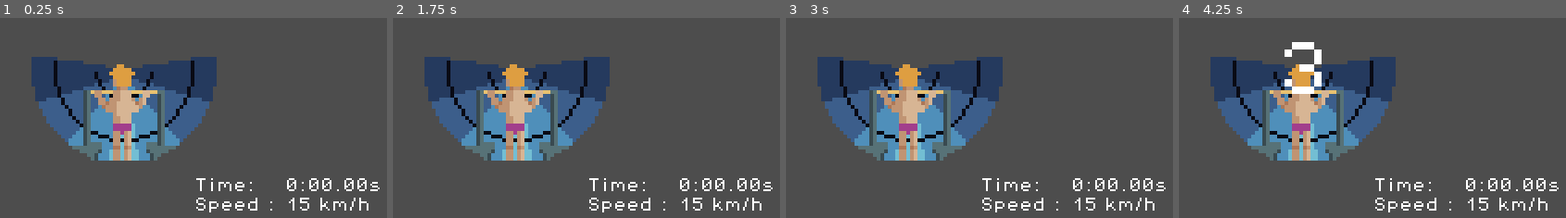
Above: before the commit, frames 1-4 (left to right).
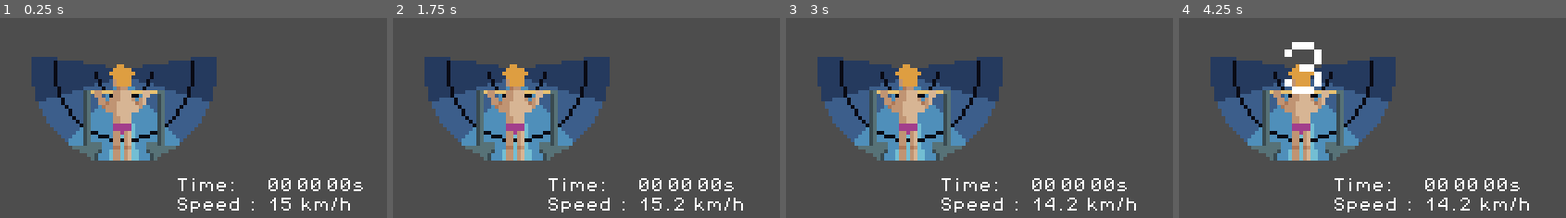
Above: after the commit, the same moments.

Repository: Jin9310/PixelArtJam
Game: Godot game, scene res://Scenes/game.tscn
The game is run twice, just before and just after one commit, with the same random seed, the same clock (stepped at 60 frames per second) and the same inputs.
Inputs:
- Up to frame 1 (0.25 s): no input
- Up to frame 2 (1.75 s): tap Enter at 0.5 s; hold Right (move_right) from 0.53 s (still down); tap 1 (change_anim_1) at 0.6 s; tap 2 (change_anim_2) at 0.8, 1.35 s; tap Space (press_start) at 1.25 s; tap F (go_faster) at 1.55 s
- Up to frame 3 (3 s): tap Space (press_start) at 2 s; release Right (move_right) at 2.03 s; hold Left (move_left) from 2.03 s (still down); tap F (go_faster) at 2.1 s; tap S (go_slower) at 2.3, 2.85 s
- Up to frame 4 (4.25 s): keep holding Left (move_left); tap 1 (change_anim_1) at 3.05, 3.6 s; tap Space (press_start) at 3.5 s; tap 2 (change_anim_2) at 3.8 s

The runs differ from the first frame. In frame 1, 2.2% of the frame differs, in the area x 45-99%, y 80-98%; in frame 2, 2.5%, in the area x 40-99%, y 80-98%; in frame 3, 2.5%; in frame 4, 2.5%.

Commit message:
timer ready
prep for speeding

Diff:
--- a/Scenes/hud.tscn
+++ b/Scenes/hud.tscn
@@ -54,7 +54,7 @@
 grow_vertical = 2
 theme_override_constants/margin_left = 5
 theme_override_constants/margin_top = 5
-theme_override_constants/margin_right = 10
+theme_override_constants/margin_right = 42
 theme_override_constants/margin_bottom = 10
 
 [node name="HBoxContainer" type="HBoxContainer" parent="Control2/MarginContainer"]
@@ -84,12 +84,38 @@
 size_flags_vertical = 8
 theme_override_constants/separation = 5
 
-[node name="time_txt" type="Label" parent="Control2/MarginContainer/HBoxContainer/VBoxContainer2"]
+[node name="Control" type="Control" parent="Control2/MarginContainer/HBoxContainer/VBoxContainer2"]
+layout_mode = 2
+size_flags_horizontal = 0
+size_flags_vertical = 0
+
+[node name="HBoxContainer" type="HBoxContainer" parent="Control2/MarginContainer/HBoxContainer/VBoxContainer2/Control"]
+layout_mode = 0
+offset_top = -28.0
+offset_right = 106.0
+offset_bottom = 12.0
+metadata/_edit_use_anchors_ = true
+
+[node name="minutes" type="Label" parent="Control2/MarginContainer/HBoxContainer/VBoxContainer2/Control/HBoxContainer"]
 unique_name_in_owner = true
 layout_mode = 2
 theme_override_fonts/font = ExtResource("2_cv4ba")
 theme_override_font_sizes/font_size = 16
-text = "0:00.00s"
+text = "00"
+
+[node name="seconds" type="Label" parent="Control2/MarginContainer/HBoxContainer/VBoxContainer2/Control/HBoxContainer"]
+unique_name_in_owner = true
+layout_mode = 2
+theme_override_fonts/font = ExtResource("2_cv4ba")
+theme_override_font_sizes/font_size = 16
+text = "00"
+
+[node name="milisec" type="Label" parent="Control2/MarginContainer/HBoxContainer/VBoxContainer2/Control/HBoxContainer"]
+unique_name_in_owner = true
+layout_mode = 2
+theme_override_fonts/font = ExtResource("2_cv4ba")
+theme_override_font_sizes/font_size = 16
+text = "00s"
 
 [node name="speed_txt" type="Label" parent="Control2/MarginContainer/HBoxContainer/VBoxContainer2"]
 unique_name_in_owner = true
--- a/Scenes/player.tscn
+++ b/Scenes/player.tscn
@@ -4,6 +4,7 @@
 [ext_resource type="Texture2D" uid="uid://cxw55gjuraojw" path="res://Art/SourceFiles/fee.png" id="2_lxitd"]
 
 [sub_resource type="CircleShape2D" id="CircleShape2D_xtgx2"]
+radius = 3.16228
 
 [node name="Player" type="CharacterBody2D"]
 position = Vector2(0, -4)
--- a/Scenes/tube.tscn
+++ b/Scenes/tube.tscn
@@ -326,6 +326,12 @@
 "shake": SubResource("Animation_1k6uq")
 }
 
+[sub_resource type="RectangleShape2D" id="RectangleShape2D_1h3uf"]
+size = Vector2(2, 2)
+
+[sub_resource type="RectangleShape2D" id="RectangleShape2D_ugq6x"]
+size = Vector2(2, 2)
+
 [node name="Tube" type="Area2D"]
 position = Vector2(0, -20)
 script = ExtResource("1_cxya7")
@@ -358,4 +364,22 @@
 }
 autoplay = "idle"
 
+[node name="speed_up_straight" type="Area2D" parent="."]
+unique_name_in_owner = true
+position = Vector2(8, 0)
+
+[node name="CollisionShape2D" type="CollisionShape2D" parent="speed_up_straight"]
+position = Vector2(0, 21)
+shape = SubResource("RectangleShape2D_1h3uf")
+
+[node name="slow_down_position_1" type="Area2D" parent="."]
+unique_name_in_owner = true
+position = Vector2(-8, 0)
+
+[node name="CollisionShape2D" type="CollisionShape2D" parent="slow_down_position_1"]
+position = Vector2(0, 21)
+shape = SubResource("RectangleShape2D_ugq6x")
+
 [connection signal="timeout" from="Timer" to="." method="_on_timer_timeout"]
+[connection signal="body_entered" from="speed_up_straight" to="." method="_on_speed_up_straight_body_entered"]
+[connection signal="body_entered" from="slow_down_position_1" to="." method="_on_slow_down_position_1_body_entered"]
--- a/Scripts/hud.gd
+++ b/Scripts/hud.gd
@@ -1,4 +1,33 @@
 extends CanvasLayer
 
+
+@onready var speed_txt = %speed_txt
 @onready var countdown = %countdown
 @onready var tube: Node = get_node("/root/Game/Tube")
+
+var race_has_started: bool = false
+
+var time: float = 0.0
+var minutes: int = 0
+var seconds: int = 0
+var msec: int = 0
+
+func _ready():
+	tube.connect("race_start", race_start)
+	tube.connect("stop_time", stop)
+
+func _process(delta):
+	if race_has_started:
+		time += delta
+		msec = fmod(time, 1) * 100
+		seconds = fmod(time, 60)
+		minutes = fmod(time, 3600) / 60
+		%minutes.text = "%02d:" % minutes
+		%seconds.text = "%02d." % seconds
+		%milisec.text = "%03d" % msec
+
+func race_start():
+	race_has_started = true
+
+func stop():
+	set_process(false)
--- a/Scripts/tube.gd
+++ b/Scripts/tube.gd
@@ -11,6 +11,7 @@
 
 signal show_feet
 signal race_start
+signal stop_time
 
 var center := Vector2(576/2, 324/2+5)  # Center of the screen
 @onready var animation_player = $AnimationPlayer
@@ -28,15 +29,16 @@
 
 var countdown: int = 4
 
+#speed handling
+var speed: float
+var speed_base: float = 15
+
+func _ready():
+	speed = speed_base
+
 func _physics_process(delta):
 	var position_of_tube = center
 	global_position = position_of_tube
-
-	if Input.is_action_just_pressed("go_faster"):
-		animation_player.speed_scale += .02
-
-	if Input.is_action_just_pressed("go_slower"):
-		animation_player.speed_scale -= .02
 
 	if going_left or going_right:
 		%CameraAnim.play("shake")
@@ -49,7 +51,35 @@
 	if Input.is_action_just_pressed("press_start"): #pressing the SPACE starts the countdown
 		%Timer.start()
 
+
+	#delete this later, just a preparation for slow down and speed up functionality
+	if Input.is_action_just_pressed("change_anim_1"):
+		%speed_up_straight.monitoring = !%speed_up_straight.monitoring
+
+	if Input.is_action_just_pressed("change_anim_2"):
+		%slow_down_position_1.monitoring = !%slow_down_position_1.monitoring
+
+	if Input.is_action_just_pressed("go_faster"):
+		animation_player.speed_scale += .02
+		raise_the_speed()
+
+	if Input.is_action_just_pressed("go_slower"):
+		animation_player.speed_scale -= .02
+		lower_the_speed()
+
+
+func raise_the_speed():
+	animation_player.speed_scale += .02
+	speed += .2
+	Hud.speed_txt.text = str(speed) + " km/h"
+
+func lower_the_speed():
+	animation_player.speed_scale -= .02
+	speed -= .4
+	Hud.speed_txt.text = str(speed) + " km/h"
+
 func end_of_run():
+	emit_signal("stop_time")
 	print("The End")
 
 func go_right_anim():
@@ -122,3 +152,15 @@
 	else:
 		Hud.countdown.visible = false
 	countdown -= 1
+
+
+func _on_speed_up_straight_body_entered(body):
+	print("speed up")
+	raise_the_speed()
+	print(animation_player.speed_scale)
+
+
+func _on_slow_down_position_1_body_entered(body):
+	print("slow down")
+	lower_the_speed()
+	print(animation_player.speed_scale)
Not shown: 1 places in Scenes/tube.tscn that only renumber resources
